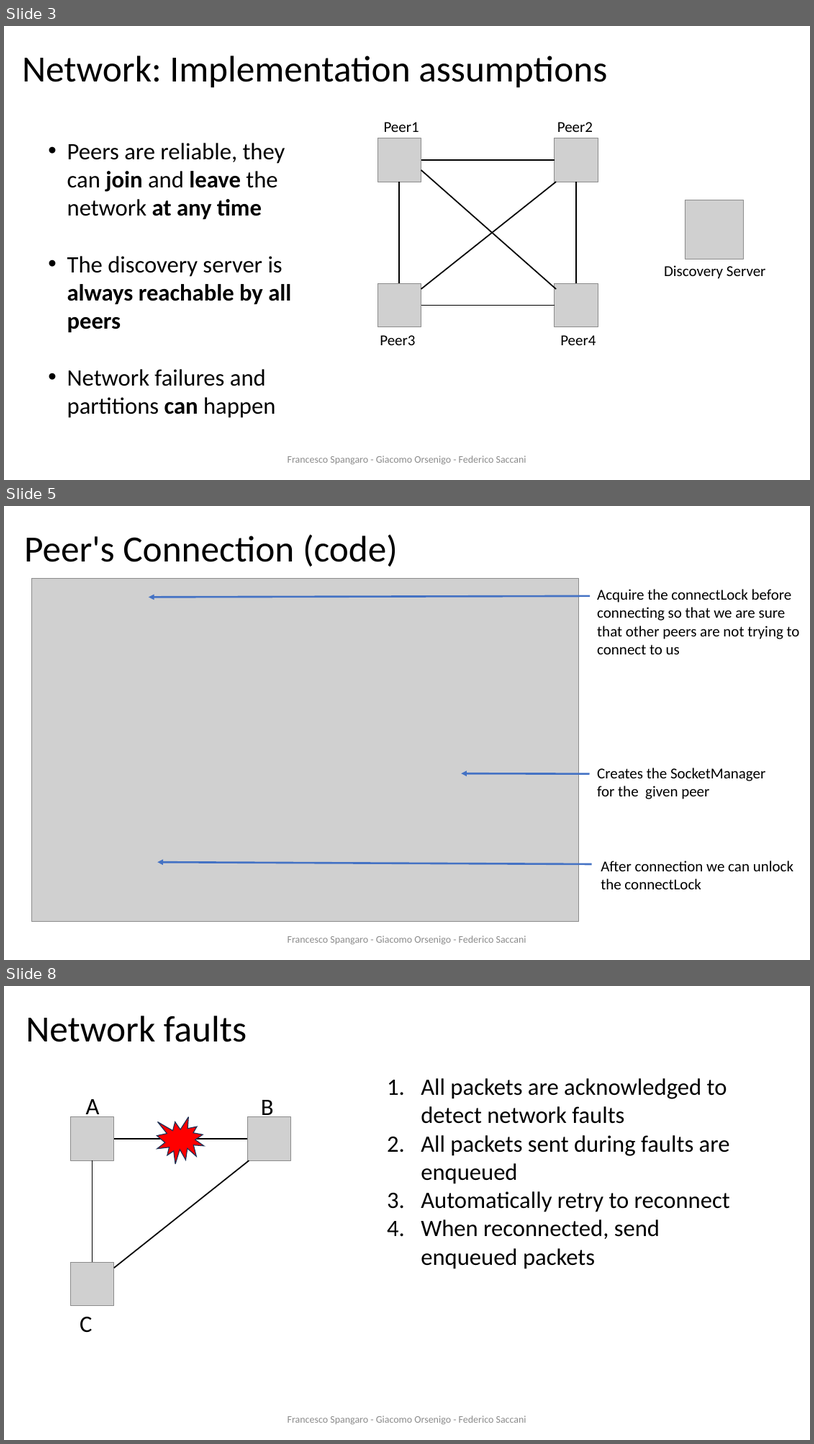
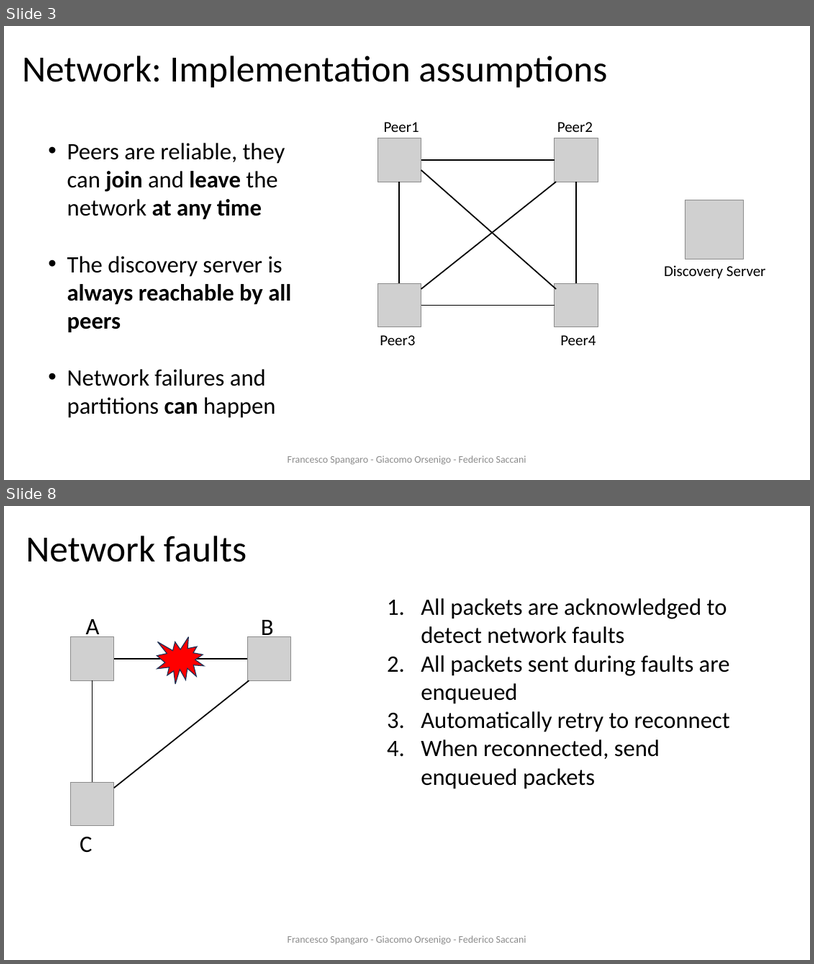
Before and after one commit to francescospangaro/HACOGroupChat, a slide deck: docs/presentazione ds.pptx. Shown one above the other, each under a label of ours: slides 3, 5 and 8 before the commit, slides 3 and 8 after it; the slides between them are not shown. The pictures are 814x1444 and 814x964 pixels, drawn with LibreOffice and Linux fonts; fonts in the diff are those of the drawing; grey boxes stand for pictures; background and template pictures are left out. Boxes give left, top, right and bottom in pixels: in the first picture for what was removed or moved away, otherwise in the second. Text is boxed around its words. In the diff, an @@ line names an element or a change of style, - is before the commit and + after.

```diff
--- a/docs/presentazione ds.pptx
+++ b/docs/presentazione ds.pptx
@@ slide 5 removed at [4, 506, 810, 960], background #FFFFFF @@
@@ title removed at [24, 534, 398, 566] @@
-Peer's Connection (code)
@@ picture removed at [32, 578, 579, 921] @@
@@ text removed at [597, 589, 800, 654] @@
-Acquire the connectLock before connecting so that we are sure that other peers are not trying to connect to us
@@ arrow removed from (590, 596) to (149, 597) @@
@@ arrow removed from (589, 773) to (461, 773) @@
@@ text removed at [597, 767, 766, 799] @@
-Creates the SocketManager for the given peer
@@ arrow removed from (592, 864) to (157, 862) @@
@@ text removed at [601, 860, 794, 889] @@
-After connection we can unlock the connectLock
@@ text removed at [288, 935, 527, 944] @@
-Francesco Spangaro - Giacomo Orsenigo - Federico Saccani
```
Also in this commit, not shown: 3 slides changed, 4 slides added.
